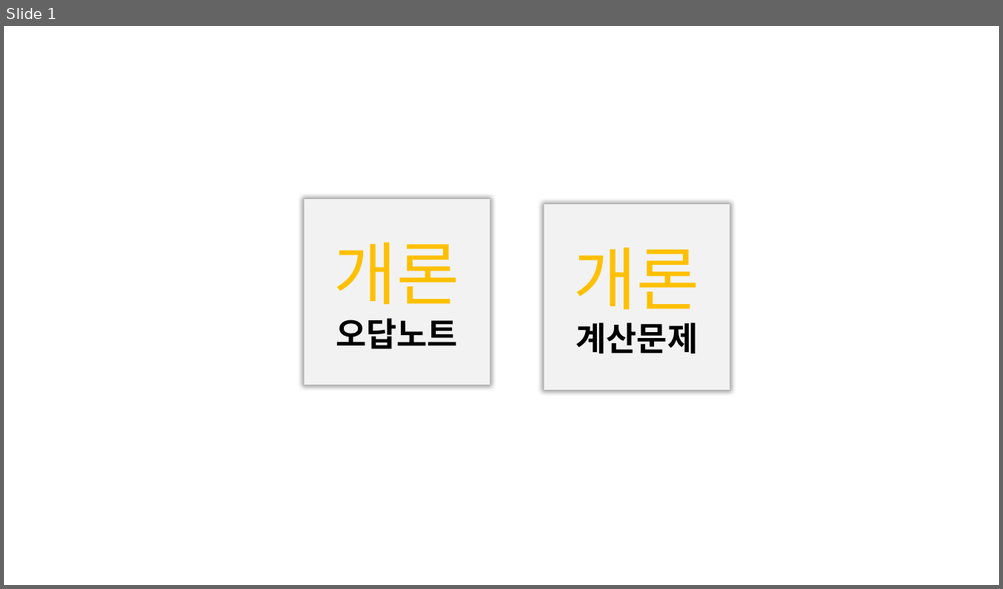
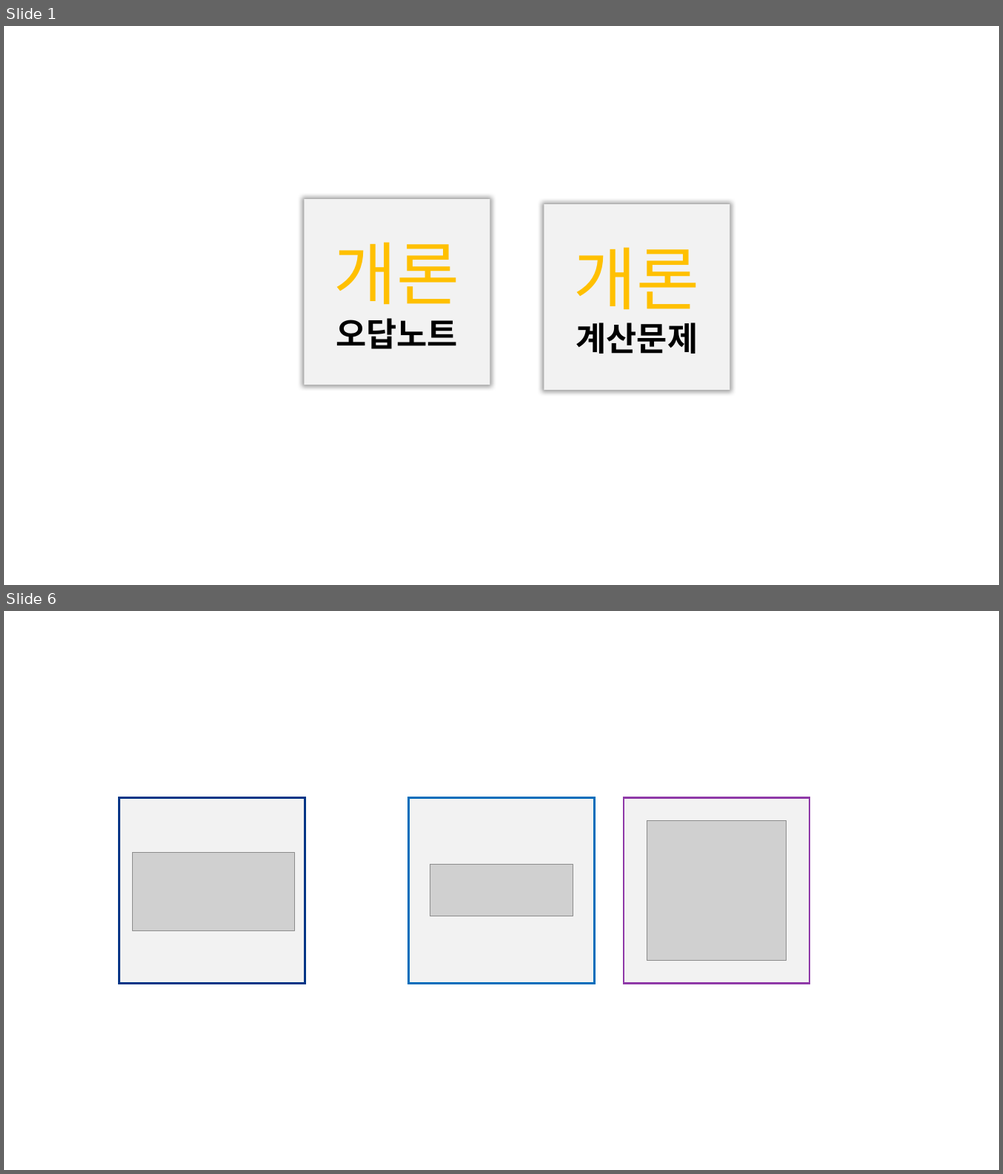
Before and after one commit to choisinho/blog_study, a slide deck: budongsan/프레젠테이션1.pptx. Shown one above the other, each under a label of ours: slide 1 before the commit, slides 1 and 6 after it; the slides between them are not shown. The pictures are 1003x589 and 1003x1174 pixels, drawn with LibreOffice and Linux fonts; fonts in the diff are those of the drawing; grey boxes stand for pictures. Boxes give left, top, right and bottom in pixels: in the first picture for what was removed or moved away, otherwise in the second. Text is boxed around its words. In the diff, an @@ line names an element or a change of style, - is before the commit and + after.

```diff
--- a/budongsan/프레젠테이션1.pptx
+++ b/budongsan/프레젠테이션1.pptx
@@ slide 6 added at (4, 611, 999, 1170), background #FFFFFF @@
@@ rectangle added at (119, 797, 304, 983), fill #F2F2F2, outline #003586 2 pt @@
@@ rectangle added at (408, 797, 595, 983), fill #F2F2F2, outline #006DBB 2 pt @@
@@ rectangle added at (623, 797, 809, 983), fill #F2F2F2, outline #8F39A8 2 pt @@
@@ picture added at (647, 820, 786, 960) @@
@@ picture added at (132, 853, 295, 931) @@
@@ picture added at (430, 865, 573, 916) @@
```
Also in this commit, not shown: 17 other slides added.
